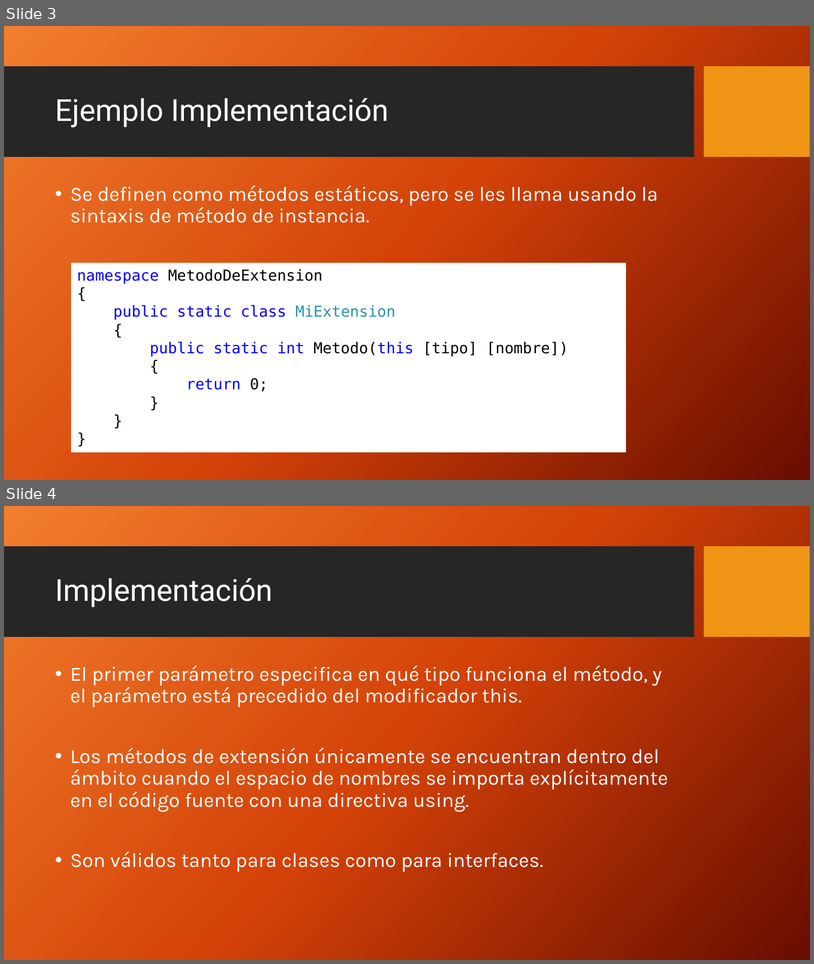
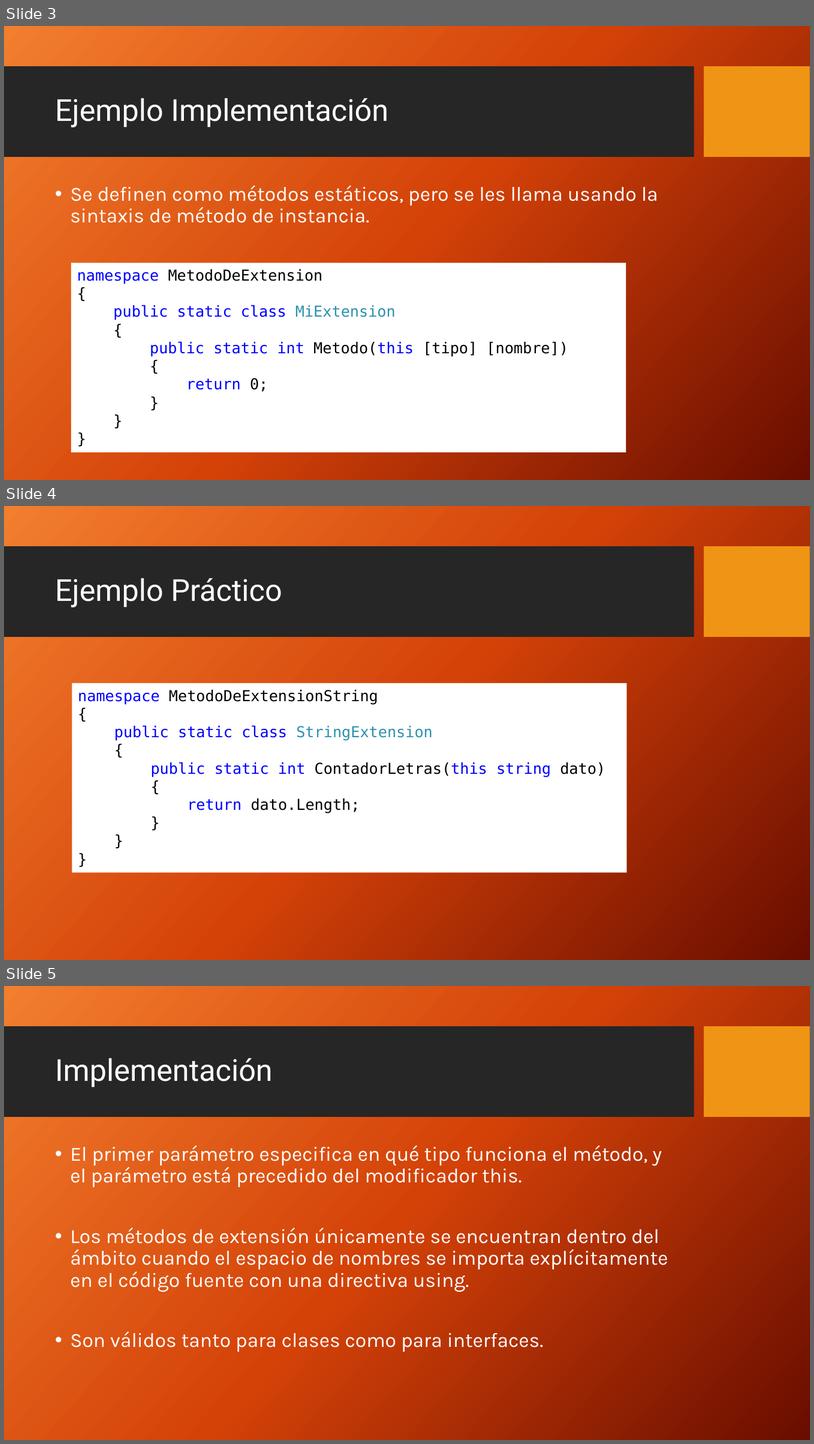
Before and after one commit to FedeDavila1984/utn_prog_y_lab_II, a slide deck: PPTs/ProgramacionII_Clase_25-2018.pptx. Shown one above the other, each under a label of ours: slides 3 and 4 before the commit, slides 3, 4 and 5 after it. The pictures are 814x964 and 814x1444 pixels, drawn with LibreOffice and Linux fonts; fonts in the diff are those of the drawing; background and template pictures are left out. Boxes give left, top, right and bottom in pixels: in the first picture for what was removed or moved away, otherwise in the second. Text is boxed around its words. In the diff, an @@ line names an element or a change of style, - is before the commit and + after.

Commit message:
Extension

```diff
--- a/PPTs/ProgramacionII_Clase_25-2018.pptx
+++ b/PPTs/ProgramacionII_Clase_25-2018.pptx
@@ slide 4 added at <box>4,506,810,960</box>, background picture (left out); not listed: 2 template elements that a slide beside it also shows @@
@@ title added at <box>55,578,282,607</box>, 36 pt, text #FFFFFF @@
+Ejemplo Práctico
@@ rectangle added at <box>72,683,627,873</box>, fill #FFFFFF, 18 pt, text #000000 @@
+namespace MetodoDeExtensionString
+{
+public static class StringExtension
+{
+public static int ContadorLetras(this string dato)
+{
+return dato.Length;
+}
+}
+}
@@ what was slide 4 is now slide 5 @@
```
Also in this commit, not shown: 1 slide changed, 10 other files.
